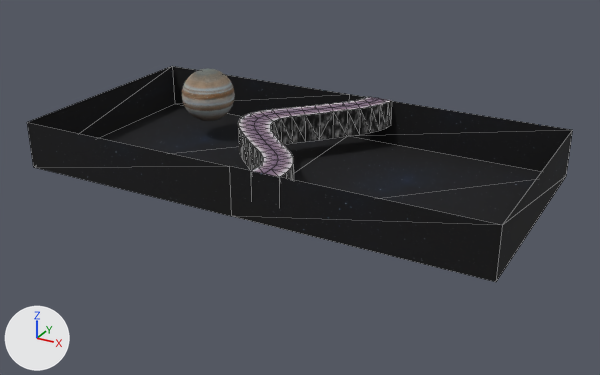
Renders of the glTF model scenes/world_4.glb from each side of a commit.
One viewpoint serves both versions: a camera (50 mm lens) standing at (78.3, -140.8, 56.9) and looking at (2.4, -2.9, -12.1). Lighting does not change. The marker at lower left points along +X, +Y and +Z. Mesh edges are drawn as thin lines on the coarser meshes. Where no turn or scale is listed for an object, it has been applied to the vertices. Vertices at the same position are counted once.

Objects in the first picture: 'Road', 'RoadSide', 'SaturnGlobe', 'SpaceBox'.
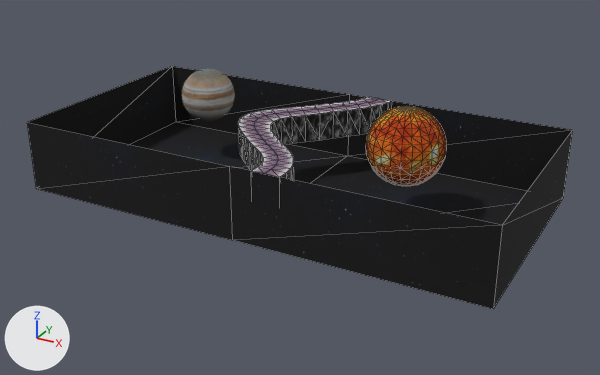
Boxes (x1, y1, x2, y2) around the edits, measured in the pictures (600 x 375 px):
'SpaceBox', mesh rescaled (12% taller)
    before: (27, 66, 573, 282)
    after: (27, 66, 573, 309)
'SunGlobe', added
    after: (366, 106, 446, 186)

What changed in the scene script:
```text
Add img_sun:
    img_sun = load_image('sun', '_unpacked/sun', 256, 128, 'sRGB')
Add mat_sunglobemat:
    mat_sunglobemat = bpy.data.materials.new('SunGlobeMat')
    # colours: light grey #d1d1d1
    # uses the picture img_sun
Change me_spaceboxv:
    where me_spaceboxv.from_pydata(...)  # 12 vertices, 16 faces; spans x -56.7..43.3, y -25.0..24.6, z -10.1..-0.1
    used by ob_spacebox; location = (6.7, 0.2, 0.1)
    me_spaceboxv part 1: the whole mesh is scaled about the mesh origin by (1, 1, 1.5)
Add me_sunglobev:
    me_sunglobev.from_pydata(...)  # a UV sphere (24 segments, 16 rings, poles along z) spanning x -7.7..7.7, y -3.7..11.7, z -7.7..7.7
    me_sunglobev.materials.append(mat_sunglobemat)
Add ob_sunglobe:
    ob_sunglobe = bpy.data.objects.new('SunGlobe', me_sunglobev)
    ob_sunglobe.location = (24.0, -4.0, 0.0)
```
